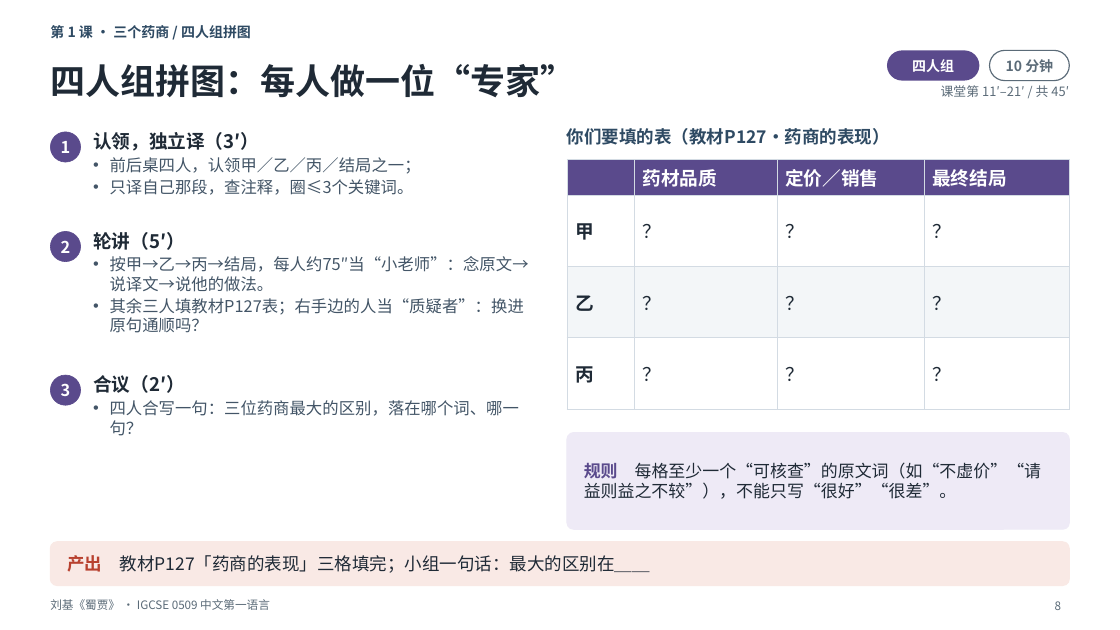
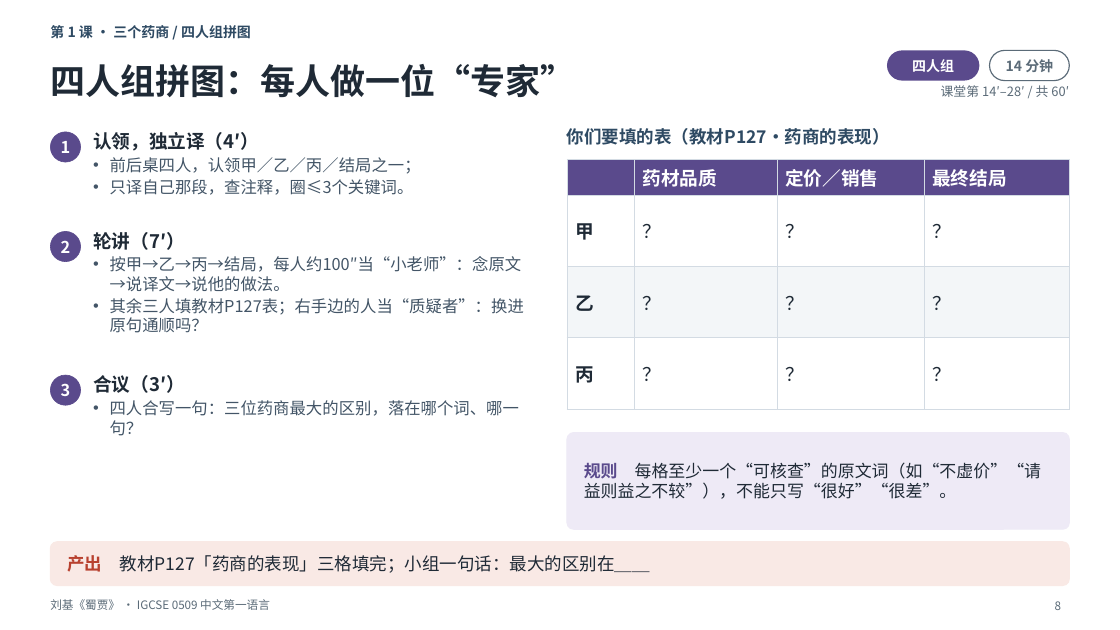
Before and after one commit to darcyduan2026/igcse-0509, a slide deck: slide 8 of LTP + Lesson slides/3.4 文言_刘基《蜀贾》_3课时/0509_3.4_文言_刘基《蜀贾》_4课时_课堂课件_v3.1_重做版.pptx. Drawn at 1120x630 pixels with LibreOffice and Linux fonts; fonts in the diff are those of the drawing. Boxes give left, top, right and bottom in pixels: in the first picture for what was removed or moved away, otherwise in the second. Text is boxed around its words. In the diff, an @@ line names an element or a change of style, - is before the commit and + after.

```diff
--- a/LTP + Lesson slides/3.4 文言_刘基《蜀贾》_3课时/0509_3.4_文言_刘基《蜀贾》_4课时_课堂课件_v3.1_重做版.pptx
+++ b/LTP + Lesson slides/3.4 文言_刘基《蜀贾》_3课时/0509_3.4_文言_刘基《蜀贾》_4课时_课堂课件_v3.1_重做版.pptx
@@ text at bbox=[1006, 59, 1053, 73]: text changed @@
-10 分钟
+14 分钟
@@ text at bbox=[941, 85, 1069, 97]: text changed @@
-课堂第 11′–21′ / 共 45′
+课堂第 14′–28′ / 共 60′
@@ text at bbox=[93, 132, 259, 151]: text changed @@
-认领，独立译（3′）
+认领，独立译（4′）
@@ text at bbox=[93, 232, 522, 292]: text changed @@
-轮讲（5′）
-• 按甲→乙→丙→结局，每人约75″当“小老师”：念原文→说译文→说他的做法。
+轮讲（7′）
+• 按甲→乙→丙→结局，每人约100″当“小老师”：念原文→说译文→说他的做法。
@@ text at bbox=[93, 375, 185, 393]: text changed @@
-合议（2′）
+合议（3′）
```
Also in this commit, not shown: 55 other slides changed, 1 slide added, 2 other files.
